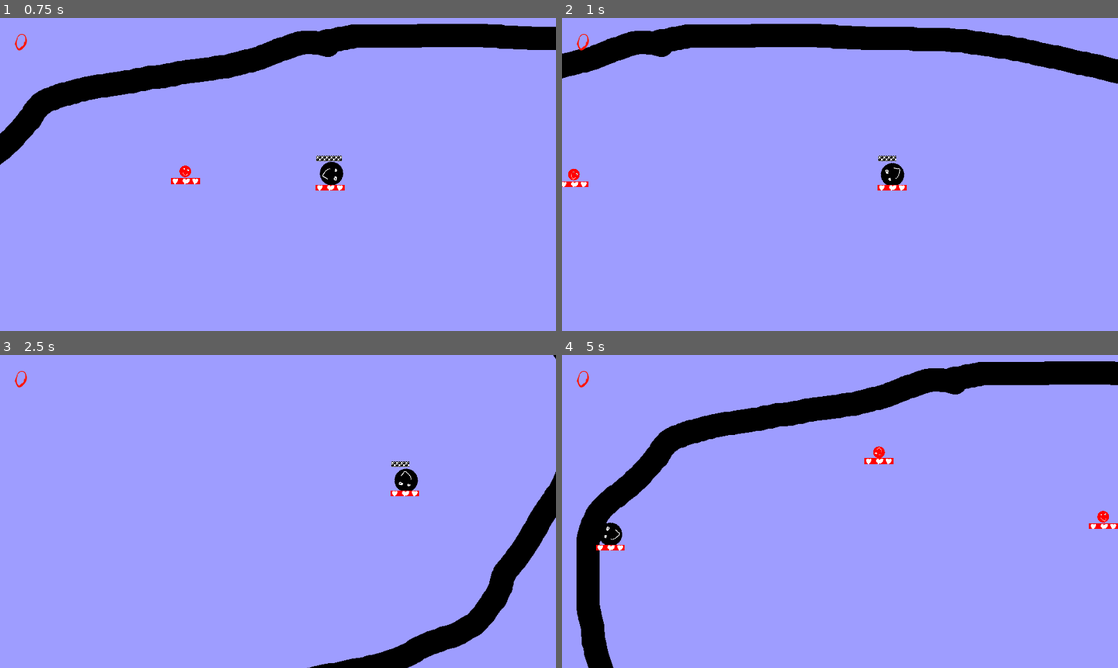
Above: before the commit, frames 1-4 (two rows, left to right).
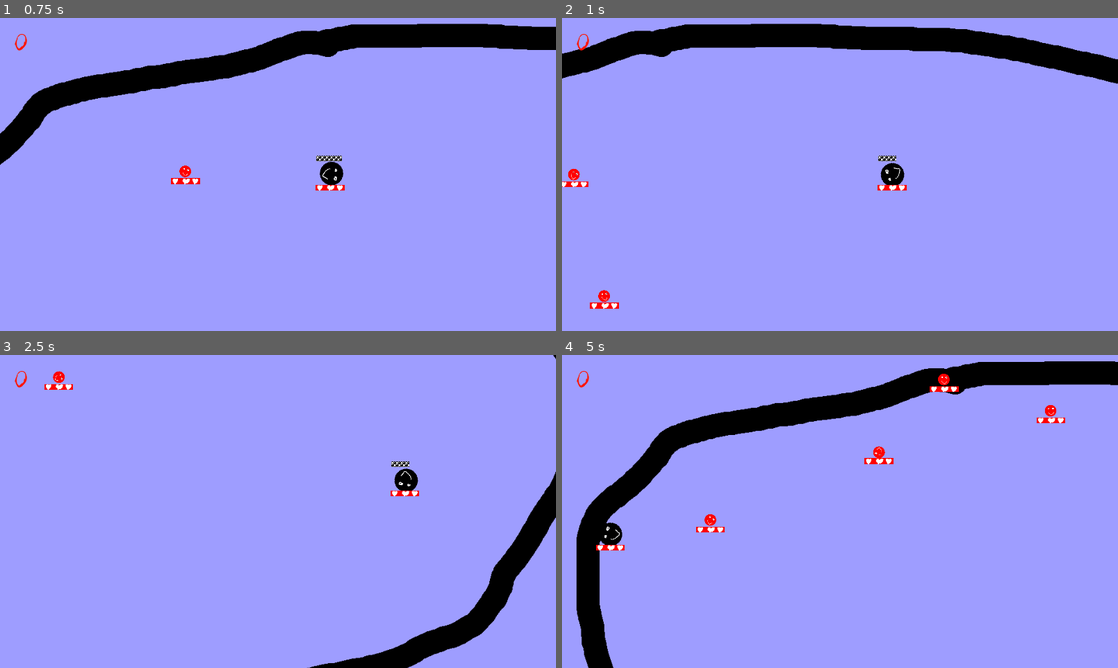
Above: after the commit, the same moments.

Repository: Junber/LD-47
Game: Godot game, scene res://Scenes/Root.tscn
Two runs of this game, one before a commit and one after it. Both use one fixed random seed, a clock stepped at 60 frames per second and the inputs below.
Inputs:
- Up to frame 1 (0.75 s): hold D (move_right) from 0.53 s (still down); tap Space (boost) at 0.6 s
- Up to frame 2 (1 s): keep holding D (move_right)
- Up to frame 3 (2.5 s): release D (move_right) at 1.28 s; hold S (move_down) 1.28-2.03 s; tap Space (boost) at 1.35, 2.1 s; hold D (move_right) from 2.03 s (still down)
- Up to frame 4 (5 s): release D (move_right) at 2.78 s; hold W (move_up) 2.78-3.53 s; tap Space (boost) at 2.85, 3.6, 4.35 s; hold A (move_left) from 3.53 s (still down)

Frame 1 is identical in both runs. In frame 2, 0.2% of the frame differs, in the area x 5-11%, y 86-93%; in frame 3, 0.2%; in frame 4, 0.6%, in the area x 24-100%, y 6-57%.

Commit message:
add minimum spawn distance for enemies

Diff:
--- a/Scenes/Root.tscn
+++ b/Scenes/Root.tscn
@@ -80,7 +80,8 @@
 margin_right = -2.60174
 margin_bottom = 46.5377
 rect_scale = Vector2( 2, 2 )
-value = 100.0
+max_value = 1e+06
+value = 1e+06
 texture_progress = ExtResource( 7 )
 __meta__ = {
 "_edit_use_anchors_": false
@@ -110,7 +111,6 @@
 script = ExtResource( 4 )
 
 [node name="EnemySpawnTimer" type="Timer" parent="EnemySpawnPath"]
-wait_time = 5.0
 autostart = true
 
 [node name="HUD" type="CanvasLayer" parent="."]
--- a/Scripts/EnemySpawnPath.gd
+++ b/Scripts/EnemySpawnPath.gd
@@ -1,11 +1,24 @@
 extends Path2D
 
 var enemyScene = load("res://Scenes/Enemy.tscn")
+export var minimumSpawnDistance = 500
+
 
 func _ready():
 	pass
 
+func getNewSpawnPosition():
+	return curve.interpolate_baked(randf() * curve.get_baked_length(), false)
+
 func _on_EnemySpawnTimer_timeout():
 	var enemy = enemyScene.instance()
-	enemy.position = curve.interpolate_baked(randf() * curve.get_baked_length(), false)
+
+	var attemptedSpawnPosition = getNewSpawnPosition()
+	var player = get_node("../Player")
+
+	while (player.position - attemptedSpawnPosition).length() < minimumSpawnDistance:
+		attemptedSpawnPosition = getNewSpawnPosition()
+
+	enemy.position = attemptedSpawnPosition
+
 	get_parent().add_child(enemy)
Not shown: 2 places in Scenes/Root.tscn that only renumber resources
